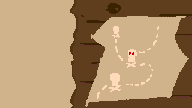
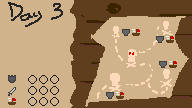
Before/after of a 192 x 108 layered artwork. What changed in the layer stack:
removed layer "Paper" over [8, 0, 128, 108]
removed layer "Paper shadow" over [70, 0, 128, 108]
added layer "Stats bars" above "Copy of Rewards" over [8, 0, 177, 108]
added group "Copy of Rewards" (1st of 4) with 2 layers above "Copy of Rewards" over [54, 0, 177, 108]
added layer "Layer 35(pasted)" (1st of 4, in "Copy of Rewards") in group "Copy of Rewards" over [54, 0, 177, 108]
added group "Copy of Rewards" (2nd of 4) with 2 layers above "Copy of Rewards" over [51, 0, 177, 108]
added layer "Layer 35(pasted)" (2nd of 4, in "Copy of Rewards") in group "Copy of Rewards" over [51, 0, 177, 108]
added group "Copy of Rewards" (3rd of 4) with 2 layers above "Copy of Rewards" over [17, 0, 177, 108]
added layer "Layer 35(pasted)" (3rd of 4, in "Copy of Rewards") in group "Copy of Rewards" over [17, 0, 177, 108]
added layer "Layer 32(pasted)" (3rd of 4, in "Copy of Rewards") in group "Copy of Rewards" over [116, 21, 177, 99]
added group "Copy of Rewards" (4th of 4) with 2 layers above "Stats icons" over [8, 0, 177, 108]
added layer "Layer 35(pasted)" (4th of 4, in "Copy of Rewards") in group "Copy of Rewards" over [8, 0, 177, 108]
added group "Stats icons" with 3 layers above "player_new_style.png" over [8, 64, 124, 108]
added layer "Armor icon" in group "Stats icons" over [8, 64, 124, 108]
added layer "Power icon" in group "Stats icons" over [8, 64, 124, 108]
added layer "Speed icon" in group "Stats icons" over [8, 64, 124, 108]
added layer "Boss skull" above "Medium skull" over [70, 0, 177, 108]
painted on "Map content" over [70, 0, 177, 108]
added group "Background" with 3 layers over [8, 0, 177, 108]
moved "Table" into group "Background" over [19, 0, 177, 108]
moved "Map" into group "Background", painted on it over [70, 0, 177, 108]
added layer "Paper left" in group "Background" over [8, 0, 128, 108]
…and 8 more changes (8 added)
